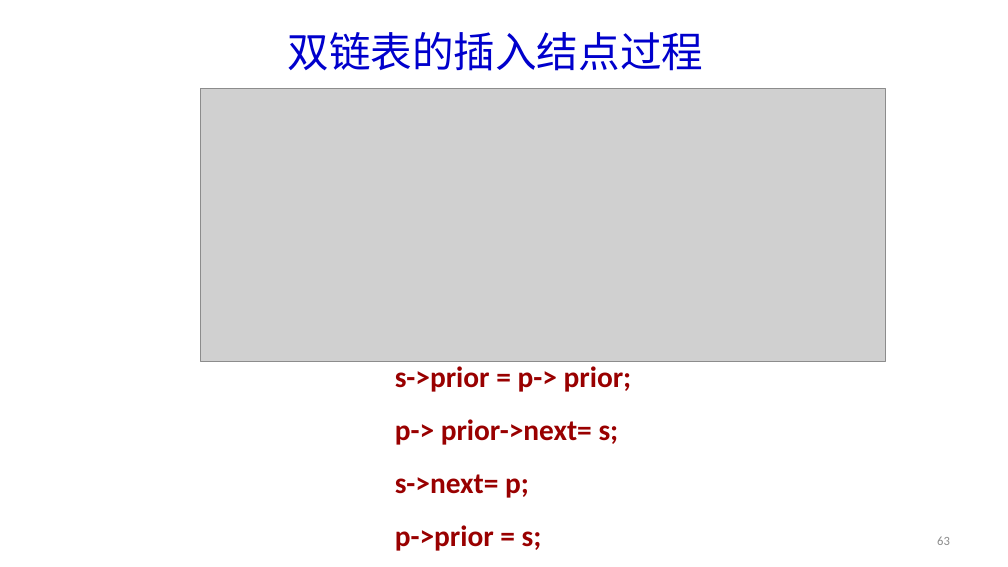
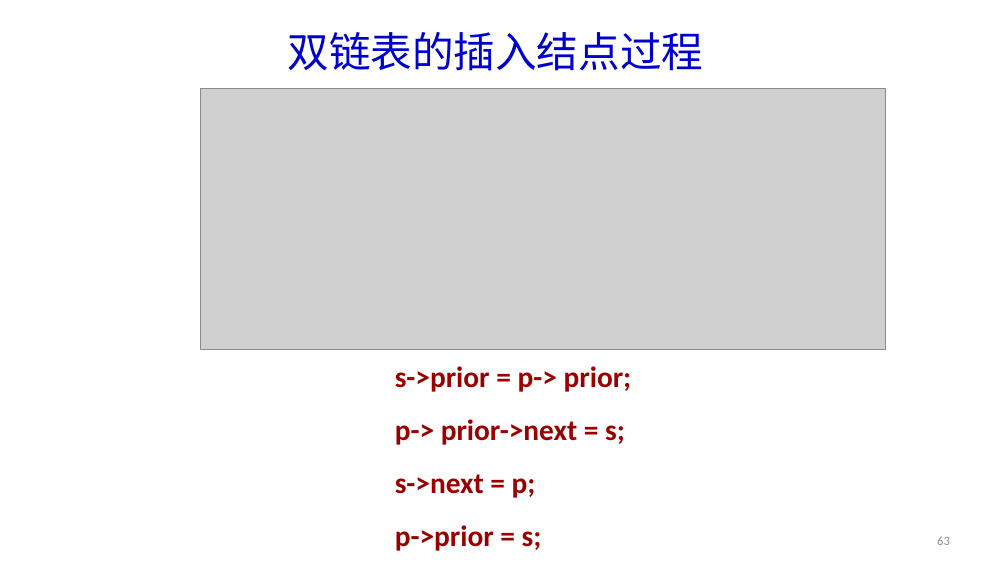
Before and after one commit to Gempittance/Data_Structur_Build, a slide deck: slide 63 of 数据结构PPT/ds2.pptx. Drawn at 1008x567 pixels with LibreOffice and Linux fonts; fonts in the diff are those of the drawing; grey boxes stand for pictures. Boxes give left, top, right and bottom in pixels: in the first picture for what was removed or moved away, otherwise in the second. Text is boxed around its words. In the diff, an @@ line names an element or a change of style, - is before the commit and + after.

```diff
--- a/数据结构PPT/ds2.pptx
+++ b/数据结构PPT/ds2.pptx
@@ picture: place and size @@
-picture at <box>200,88,885,361</box>
+picture at <box>200,88,885,349</box>
@@ text at <box>395,419,625,498</box>: spaces changed @@
-p-> prior->next= s;
-s->next= p;
+p-> prior->next = s;
+s->next = p;
```
Also in this commit, not shown: 2 other slides changed.
